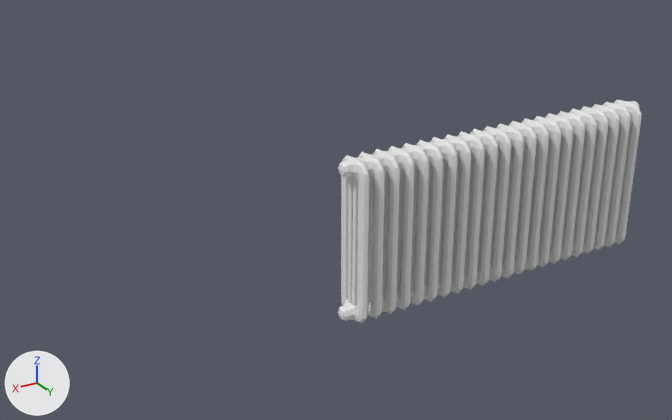
An edit to the Blender file modely/skolniNabytek/topeni/topeni.blend, drawn before and after from the same camera.
One viewpoint serves both versions: a camera (50 mm lens) standing at (2.01, 2.443, 1.653) and looking at (0.483, -0.102, 0.381). Lighting does not change. The marker at lower left points along +X, +Y and +Z.
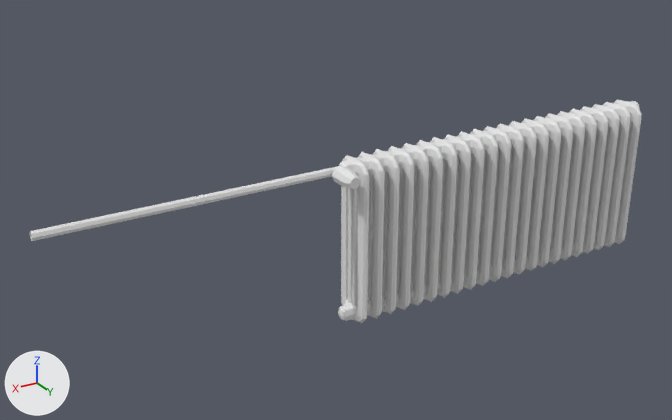
Commit message: topeni valve rozdelany

What changed in the scene script:
```text
Add me_cylinder:
    me_cylinder.from_pydata(...)  # 24 vertices, 18 faces; spans x -0.02..0.02, y 0.0066..0.0466, z -0.02..0.02
Add me_béziercurve:
    me_béziercurve.from_pydata([(1.0, -0.011, 0.011), (1.0, 0.0, 0.015), (1.0, 0.011, 0.011), (1.0, 0.015, 0.0), (1.0, 0.011, -0.011), (1.0, 0.0, -0.015), (1.0, -0.011, -0.011), (1.0, -0.015, 0.0), (-0.01, -0.011, 0.011), (-0.01, 0.0, 0.015), (-0.01, 0.011, 0.011), (-0.01, 0.015, 0.0), (-0.01, 0.011, -0.011), (-0.01, 0.0, -0.015), (-0.01, -0.011, -0.011), (-0.01, -0.015, 0.0)], [], [(0, 8, 15, 7), (1, 9, 8, 0), (2, 10, 9, 1), (3, 11, 10, 2), (4, 12, 11, 3), (5, 13, 12, 4), (6, 14, 13, 5), (7, 15, 14, 6)])
Add ob_cylinder:
    ob_cylinder = bpy.data.objects.new('Cylinder', me_cylinder)
    ob_cylinder.location = (0.548, 0.015, 0.57)
    ob_cylinder.scale = (1.5, 2.38, 1.5)
Add ob_béziercurve:
    ob_béziercurve = bpy.data.objects.new('BézierCurve', me_béziercurve)
    ob_béziercurve.location = (0.528, 0.0, 0.57)
```

Where the change shows, as pixel boxes (x1, y1, x2, y2) in the pictures (672 x 420 px):
'BézierCurve', added
    after: (29, 166, 338, 241)
'Cylinder', added
    after: (332, 166, 361, 189)
